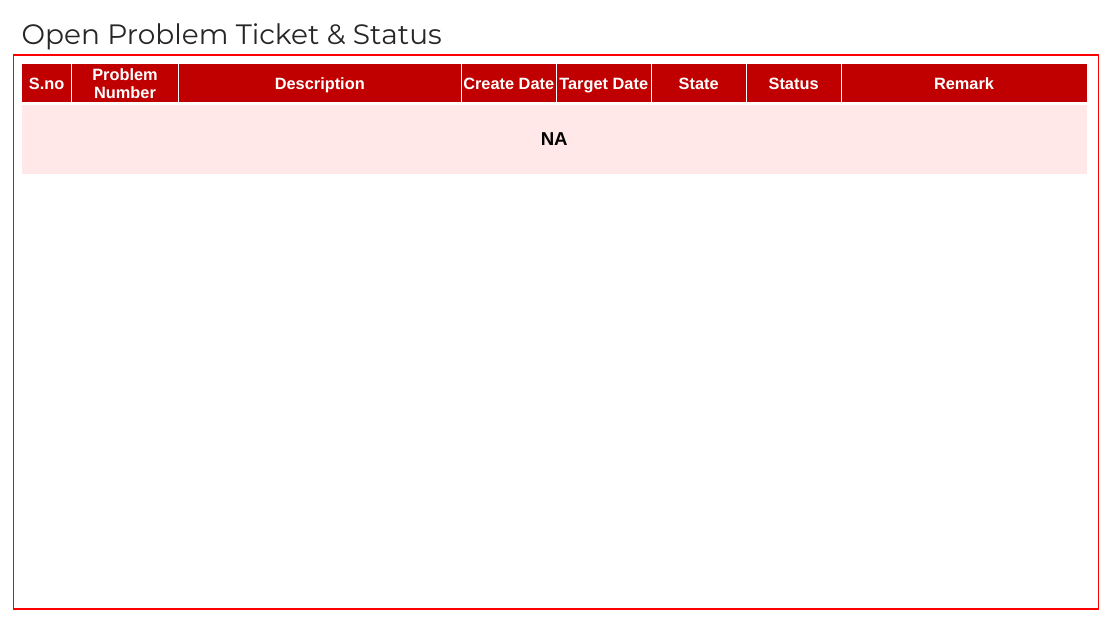
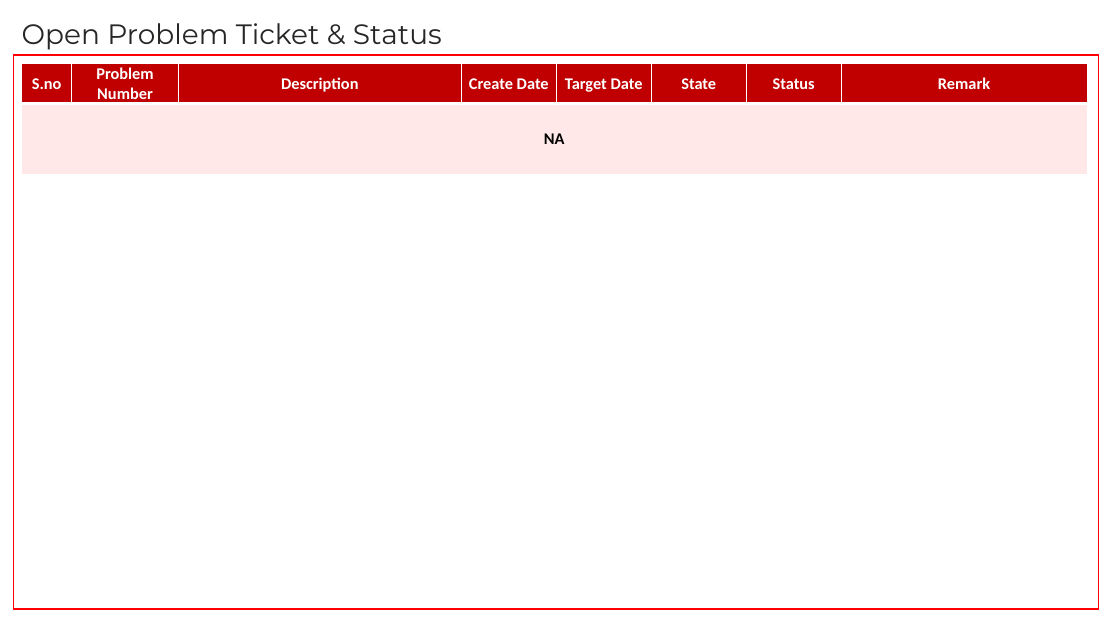
Before and after one commit to Ashu-tosh-Padhi/AshutoshPortfolio, a slide deck: slide 21 of OMEGA Azure(PaaS&SaaS) Module Meeting_03 Mar'26.pptx. Drawn at 1120x630 pixels with LibreOffice and Linux fonts; fonts in the diff are those of the drawing. Boxes give left, top, right and bottom in pixels: in the first picture for what was removed or moved away, otherwise in the second. Text is boxed around its words. In the diff, an @@ line names an element or a change of style, - is before the commit and + after.

```diff
--- a/OMEGA Azure(PaaS&SaaS) Module Meeting_03 Mar'26.pptx
+++ b/OMEGA Azure(PaaS&SaaS) Module Meeting_03 Mar'26.pptx
@@ table at <box>22,64,1088,175</box> @@
@@ font Arial to Calibri @@
@@ size 16 to 14 pt in "NA" @@
```
Also in this commit, not shown: 13 other slides changed.
